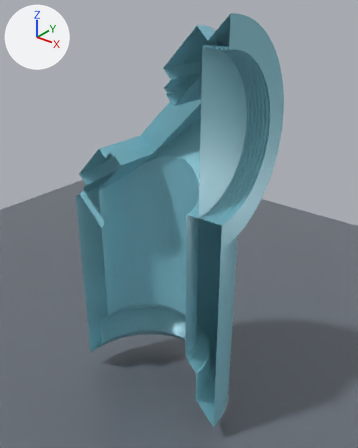
The Blender file cad/designs/openhi_a_c_bs_dual_female_29p6_pivot/artifacts/openhi_a_c_bs_a29p8_c29p6_female_pivots.blend, before and after one commit.
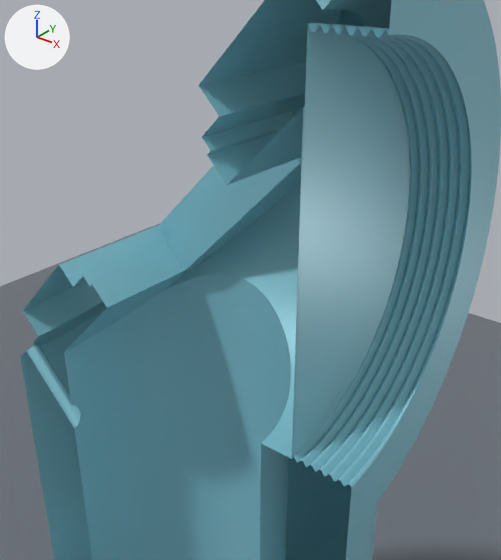
Each version is shown whole from a 50 mm lens placed at (63.9, -67.1, 46.5), pointed at (1.8, 10.5, -1.6), then close up from a 50 mm lens placed at (37.8, -33.5, 41.6), pointed at (-1.5, 15.7, 11.1). Every picture has the same lights, and +X, +Y and +Z are marked at upper left. The older version's two pictures come first.

Before the edit, the objects in view are built like this:
```python
me_openhi_a_c_bs_a29p8_c29p6_female_pivots_003 = bpy.data.meshes.new('openhi_a_c_bs_a29p8_c29p6_female_pivots.003')
me_openhi_a_c_bs_a29p8_c29p6_female_pivots_003.from_pydata(...)  # 5853 vertices, 11130 faces; spans x -20.0..20.0, y 0.0..20.0, z -42.5..42.5
me_openhi_a_c_bs_a29p8_c29p6_female_pivots_003.materials.append(mat_openhi_warm_metal_001)  # cyan #86c5d4
me_plane_001 = bpy.data.meshes.new('Plane.001')
me_plane_001.from_pydata([(-130.0, -130.0, 0.0), (130.0, -130.0, 0.0), (-130.0, 130.0, 0.0), (130.0, 130.0, 0.0)], [], [(0, 1, 3, 2)])
me_plane_001.materials.append(mat_ground_001)  # grey #6c737c
ob_openhi_a_c_bs_a_29_8___c_29_6_mm_female_receivers = bpy.data.objects.new('OpenHI A+C+BS A 29.8 / C 29.6 mm female receivers', me_openhi_a_c_bs_a29p8_c29p6_female_pivots_003)
ob_openhi_a_c_bs_a_29_8___c_29_6_mm_female_receivers.location = (0.0, 0.0, 0.0)
ob_plane = bpy.data.objects.new('Plane', me_plane_001)
ob_plane.location = (0.0, 0.0, -47.0)
```
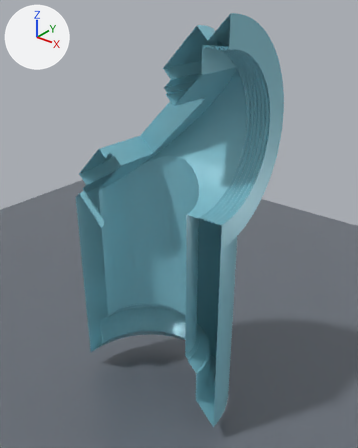
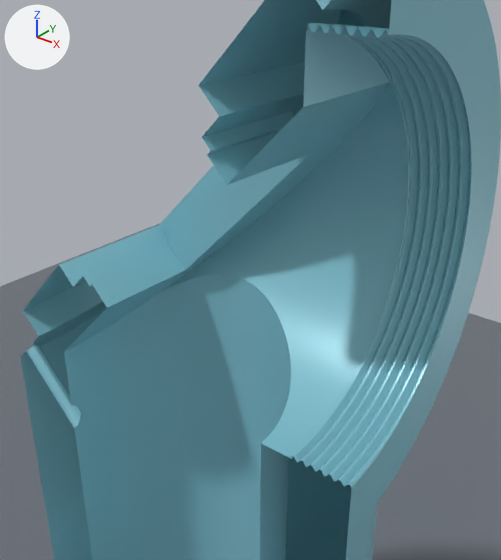
Pixel boxes [x1, y1, x2, y2] of what changed, in the close-ups (501 x 560 px; the box of a moved part takes in the faces that stretch with it):
part 1 of me_openhi_a_c_bs_a29p8_c29p6_female_pivots_003, moved or reshaped: [262, 23, 442, 459] in both

The change, as a list of edits to the scene's bpy script:
```text
Change me_openhi_a_c_bs_a29p8_c29p6_female_pivots_003:
    used by ob_openhi_a_c_bs_a_29_8___c_29_6_mm_female_receivers; location = (0.0, 0.0, 0.0)
    remove me_openhi_a_c_bs_a29p8_c29p6_female_pivots_003.from_pydata(...)  # 5853 vertices, 11130 faces; spans x -20.0..20.0, y 0.0..20.0, z -42.5..42.5
    add me_openhi_a_c_bs_a29p8_c29p6_female_pivots_003.from_pydata(...)  # 5883 vertices, 11303 faces; spans x -20.0..20.0, y 0.0..20.0, z -42.5..42.5
    me_openhi_a_c_bs_a29p8_c29p6_female_pivots_003 part 1: 7 vertices moved within x 14.9..20.0, y 0.0..10.3, z 7.4..11.8; 90 vertices removed from x 14.9..15.3, y 0.0..8.1, z 7.4..37.6; 120 vertices added at x 14.9..15.3, y 0.0..14.8, z 7.7..37.2
    other edits to the shape of me_openhi_a_c_bs_a29p8_c29p6_female_pivots_003 do not show in these pictures
```
